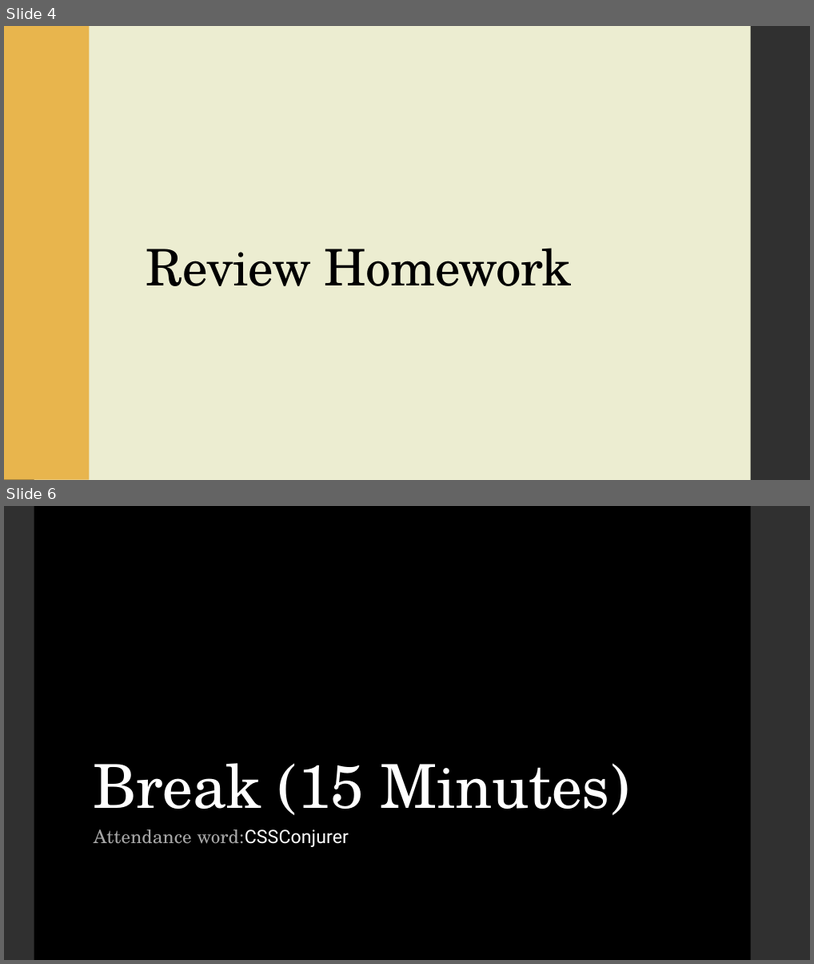
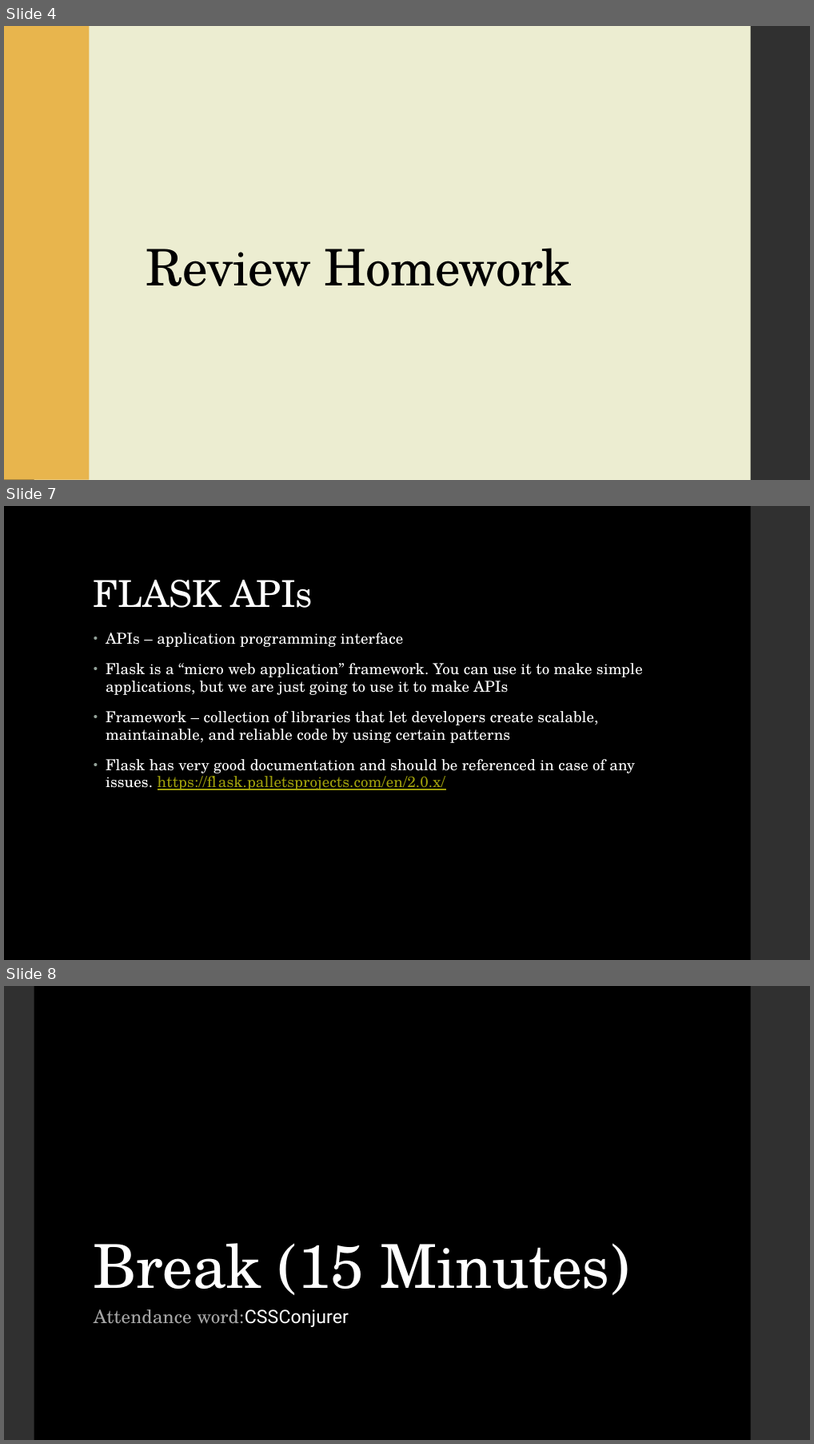
Before and after one commit to LaunchCoderGirlSTL/Data-Science-Assignments, a slide deck: course_material/week_21/week_21_presentation.pptx. Shown one above the other, each under a label of ours: slides 4 and 6 before the commit, slides 4, 7 and 8 after it; the slides between them are not shown. The pictures are 814x964 and 814x1444 pixels, drawn with LibreOffice and Linux fonts; fonts in the diff are those of the drawing. Boxes give left, top, right and bottom in pixels: in the first picture for what was removed or moved away, otherwise in the second. Text is boxed around its words. In the diff, an @@ line names an element or a change of style, - is before the commit and + after.

```diff
--- a/course_material/week_21/week_21_presentation.pptx
+++ b/course_material/week_21/week_21_presentation.pptx
@@ slide 7 added at [4, 506, 810, 960], background #000000; not listed: 1 template element that a slide beside it also shows @@
@@ title added at [94, 580, 313, 608], 44 pt, text #FFFFFF @@
+FLASK APIs
@@ text added at [106, 632, 643, 790], 18 pt, text #FFFFFF @@
+• APIs – application programming interface
+• Flask is a “micro web application” framework. You can use it to make simple applications, but we are just going to use it to make APIs
+• Framework – collection of libraries that let developers create scalable, maintainable, and reliable code by using certain patterns
+• Flask has very good documentation and should be referenced in case of any issues. https://flask.palletsprojects.com/en/2.0.x/
@@ what was slide 6 is now slide 8 @@
```
Also in this commit, not shown: 2 slides changed, 1 other slide added, 1 other file.
